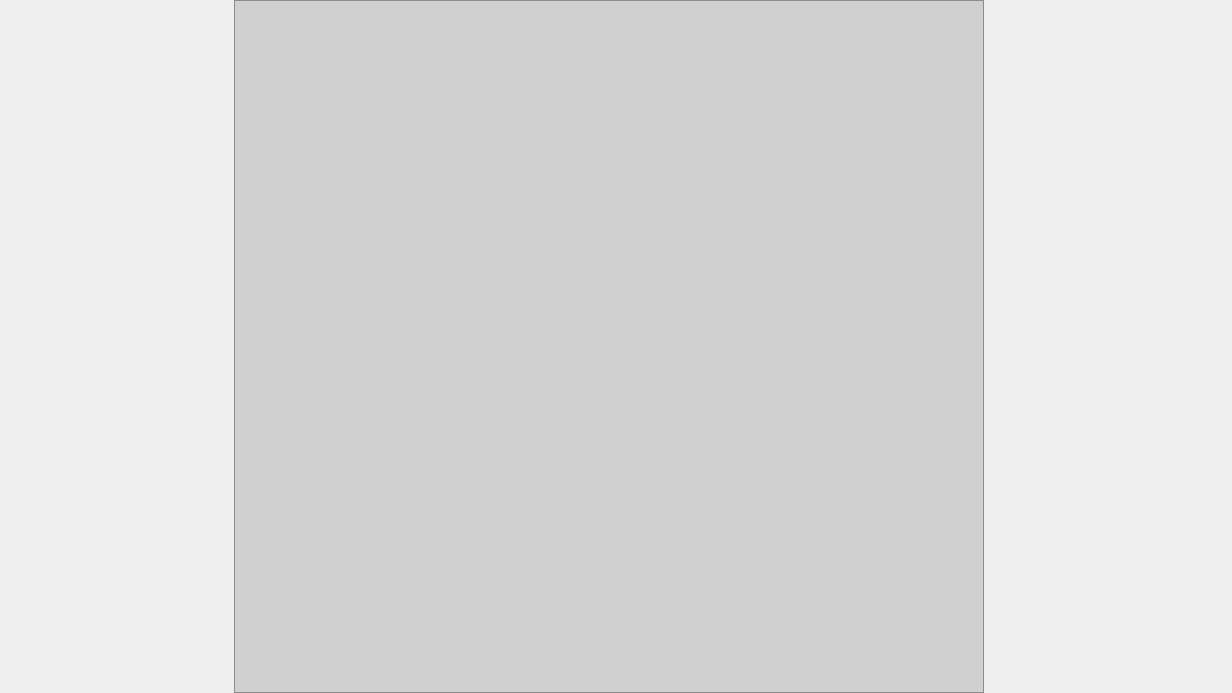
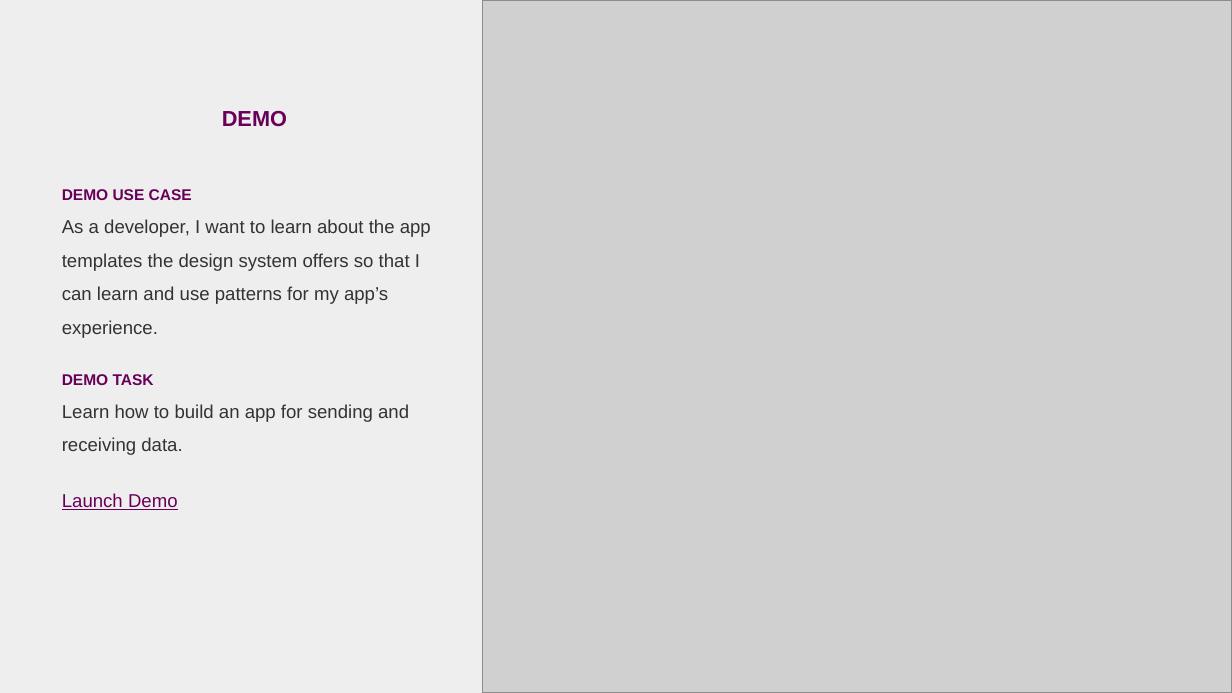
Before and after one commit to Dottenpixel/design-system-1, a slide deck: slide 7 of Project Overview.odp. Drawn at 1232x693 pixels with LibreOffice and Linux fonts; fonts in the diff are those of the drawing; grey boxes stand for pictures. Boxes give left, top, right and bottom in pixels: in the first picture for what was removed or moved away, otherwise in the second. Text is boxed around its words. In the diff, an @@ line names an element or a change of style, - is before the commit and + after.

Commit message:
Added demo

```diff
--- a/Project Overview.odp
+++ b/Project Overview.odp
@@ picture: place and size @@
-picture at <box>235,0,984,693</box>
+picture at <box>483,0,1232,693</box>
@@ text added at <box>62,111,431,510</box>, 12 pt, text #333333 @@
+DEMO
+DEMO USE CASE
+As a developer, I want to learn about the app templates the design system offers so that I can learn and use patterns for my app’s experience.
+DEMO TASK
+Learn how to build an app for sending and receiving data.
+Launch Demo
```
